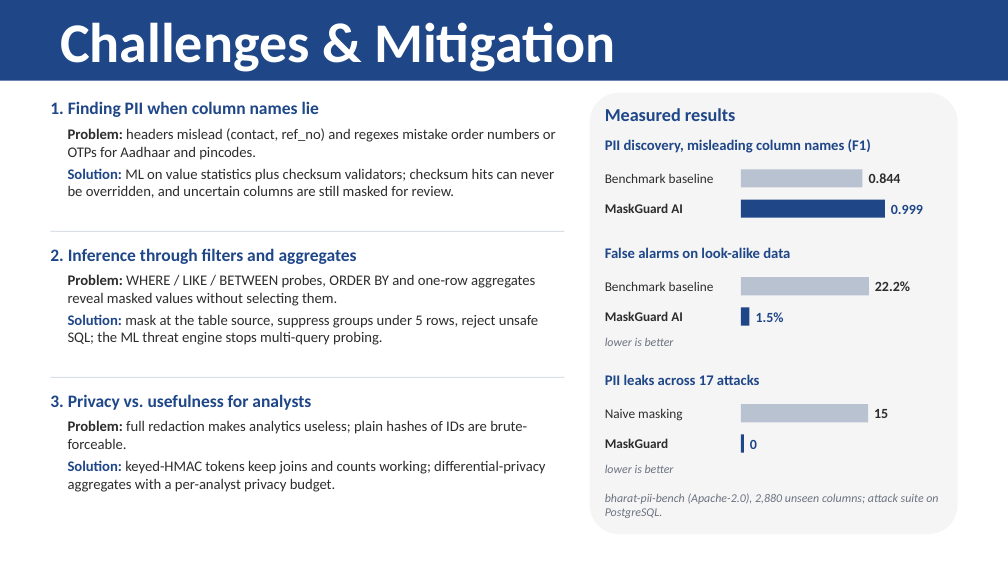
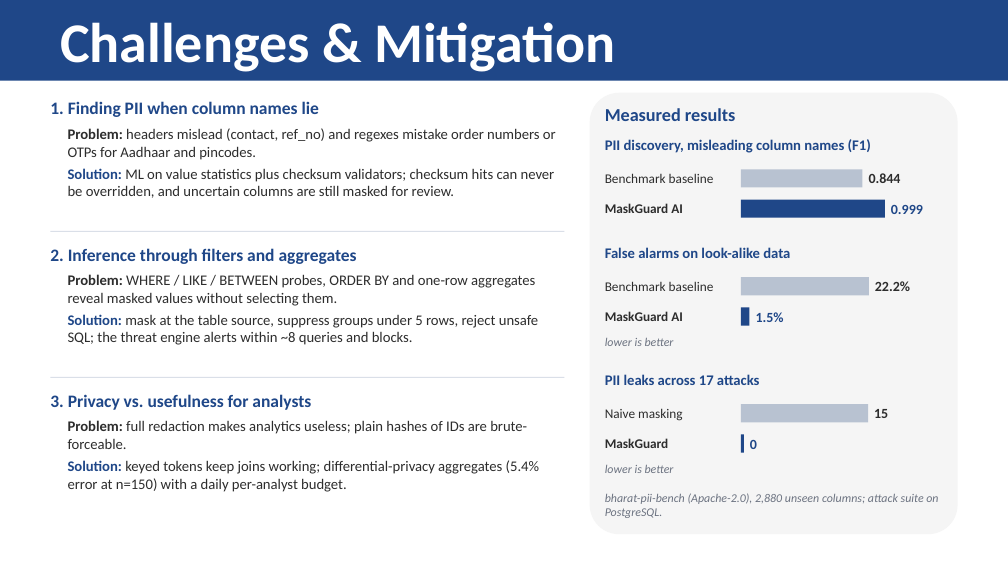
Before and after one commit to hotaro6754/mask, a slide deck: slide 5 of docs/MaskGuard_Round1_Submission.pptx. Drawn at 1008x567 pixels with LibreOffice and Linux fonts; fonts in the diff are those of the drawing. Boxes give left, top, right and bottom in pixels: in the first picture for what was removed or moved away, otherwise in the second. Text is boxed around its words. In the diff, an @@ line names an element or a change of style, - is before the commit and + after.

```diff
--- a/docs/MaskGuard_Round1_Submission.pptx
+++ b/docs/MaskGuard_Round1_Submission.pptx
@@ text at (68, 314, 538, 345): text changed @@
-Solution: mask at the table source, suppress groups under 5 rows, reject unsafe SQL; the ML threat engine stops multi-query probing.
+Solution: mask at the table source, suppress groups under 5 rows, reject unsafe SQL; the threat engine alerts within ~8 queries and blocks.
@@ text at (68, 460, 539, 492): text changed @@
-Solution: keyed-HMAC tokens keep joins and counts working; differential-privacy aggregates with a per-analyst privacy budget.
+Solution: keyed tokens keep joins working; differential-privacy aggregates (5.4% error at n=150) with a daily per-analyst budget.
```
Also in this commit, not shown: 2 other slides changed, 27 other files.
